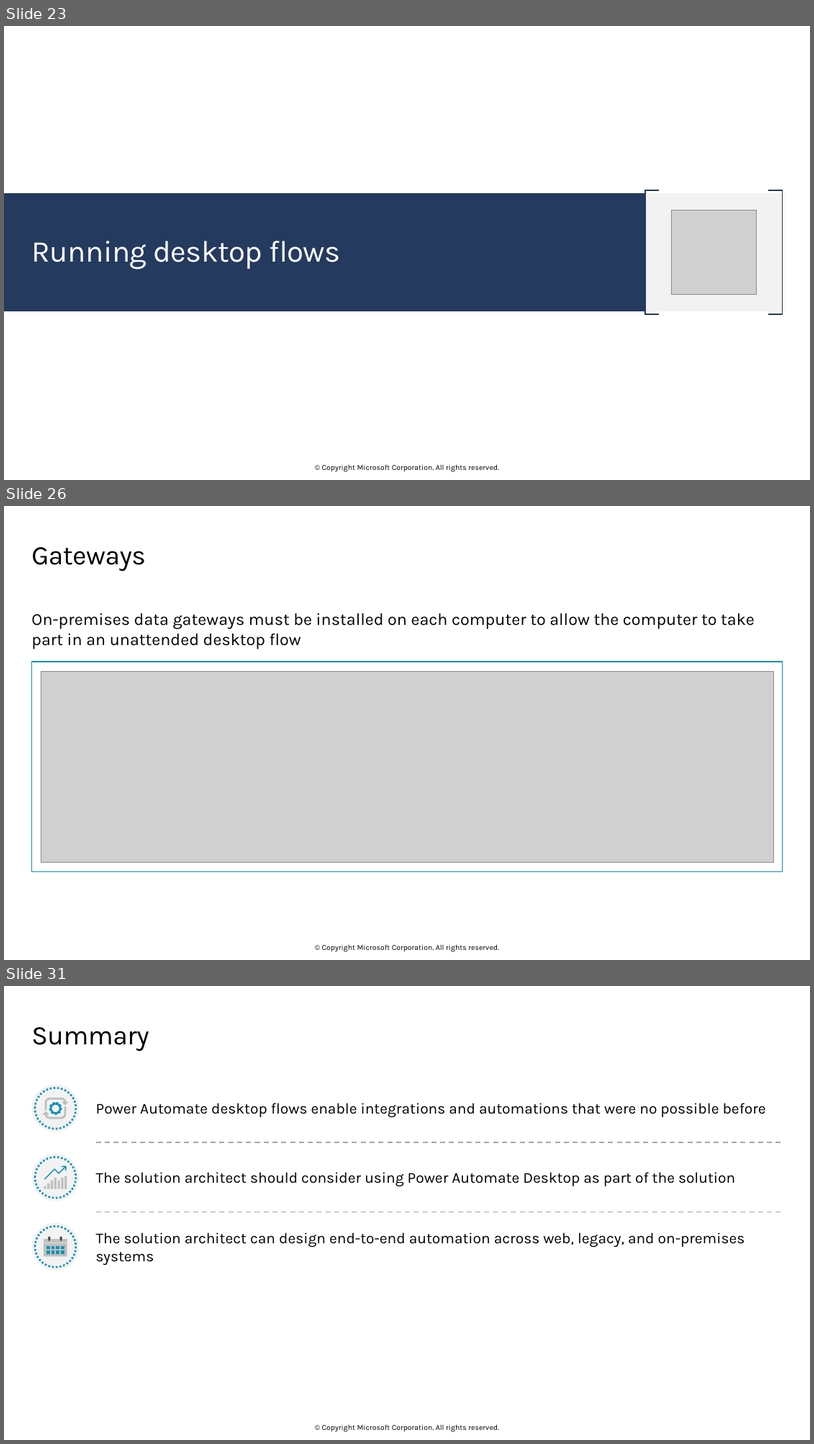
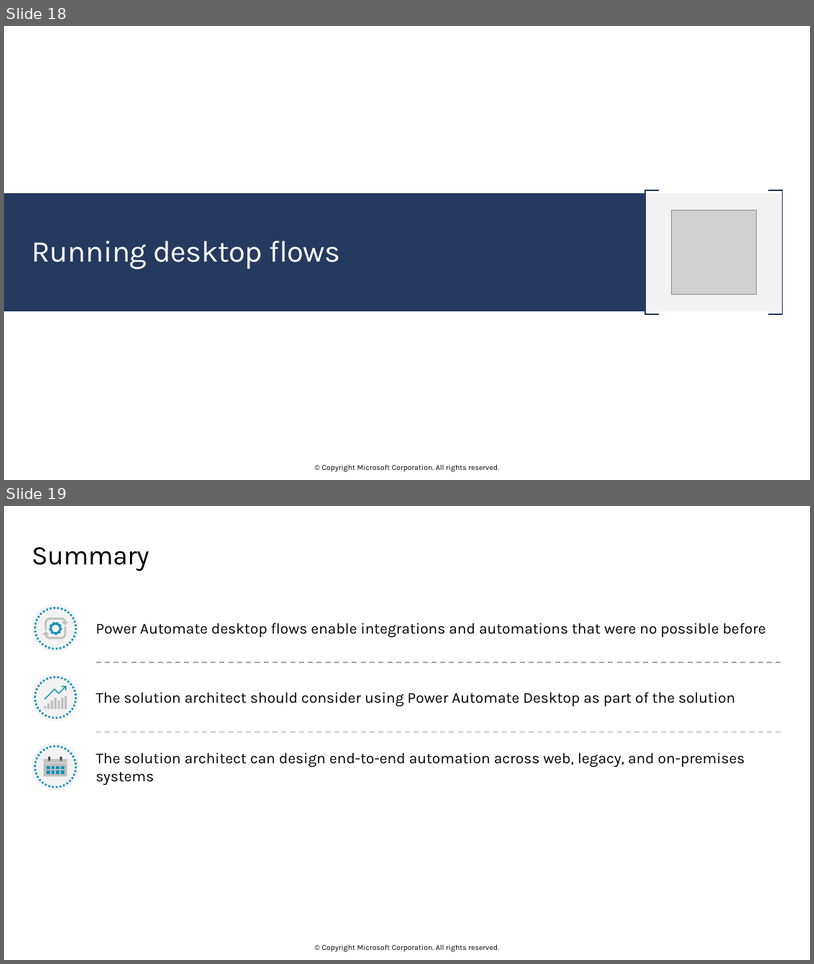
Before and after one commit to sumiticfai196/Batch-23-EY, a slide deck: M13 Robotic Process Automation.pptx. Shown one above the other, each under a label of ours: slides 23, 26 and 31 before the commit, slides 18 and 19 after it; the slides between them are not shown. The pictures are 814x1444 and 814x964 pixels, drawn with LibreOffice and Linux fonts; fonts in the diff are those of the drawing; grey boxes stand for pictures; background and template pictures are left out. Boxes give left, top, right and bottom in pixels: in the first picture for what was removed or moved away, otherwise in the second. Text is boxed around its words. In the diff, an @@ line names an element or a change of style, - is before the commit and + after.

```diff
--- a/M13 Robotic Process Automation.pptx
+++ b/M13 Robotic Process Automation.pptx
@@ slide 26 removed at box(4, 506, 810, 960), background #FFFFFF; not listed: 1 template element that a slide beside it also shows @@
@@ title removed at box(31, 547, 146, 571) @@
-Gateways
@@ text removed at box(31, 613, 755, 649) @@
-On-premises data gateways must be installed on each computer to allow the computer to take part in an unattended desktop flow
@@ rectangle removed at box(32, 662, 783, 872) @@
@@ picture removed at box(41, 671, 774, 862) @@
@@ what was slide 23 is now slide 18 @@
@@ what was slide 31 is now slide 19 @@
```
Also in this commit, not shown: 12 other slides removed, 2 other files.
